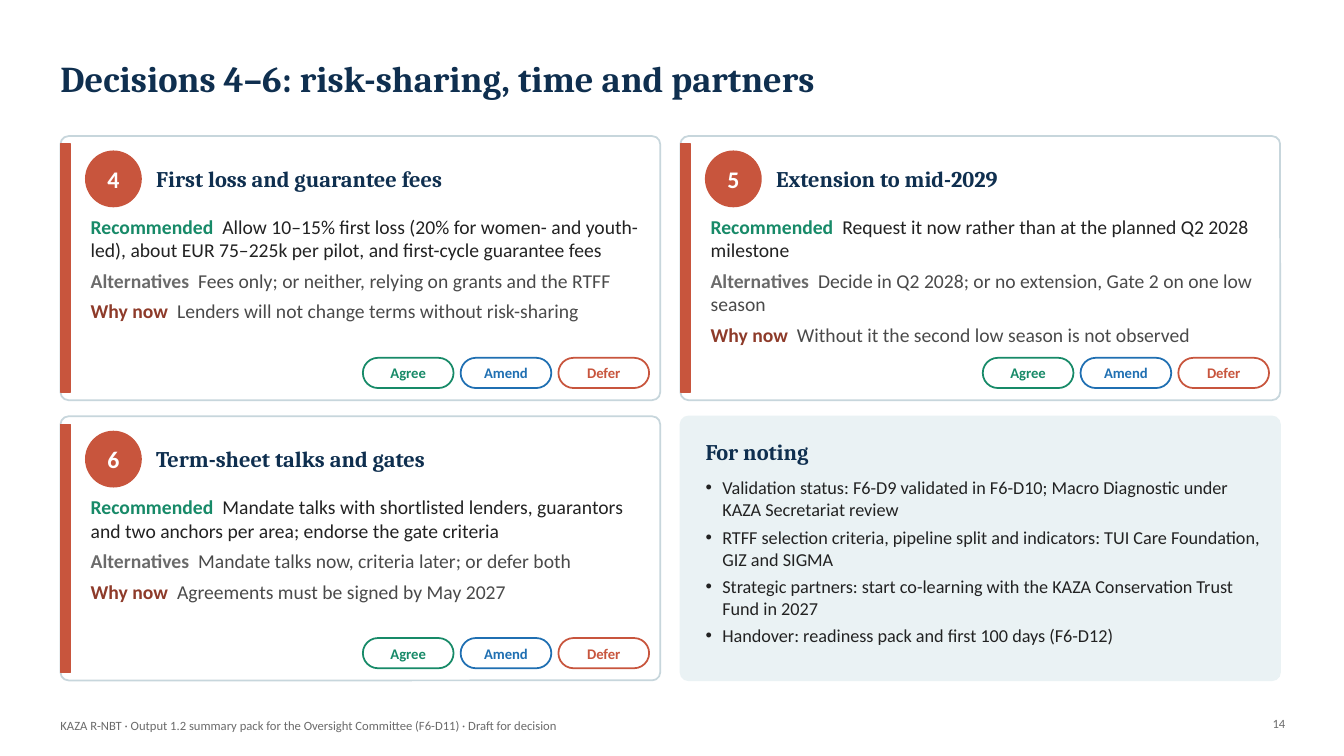
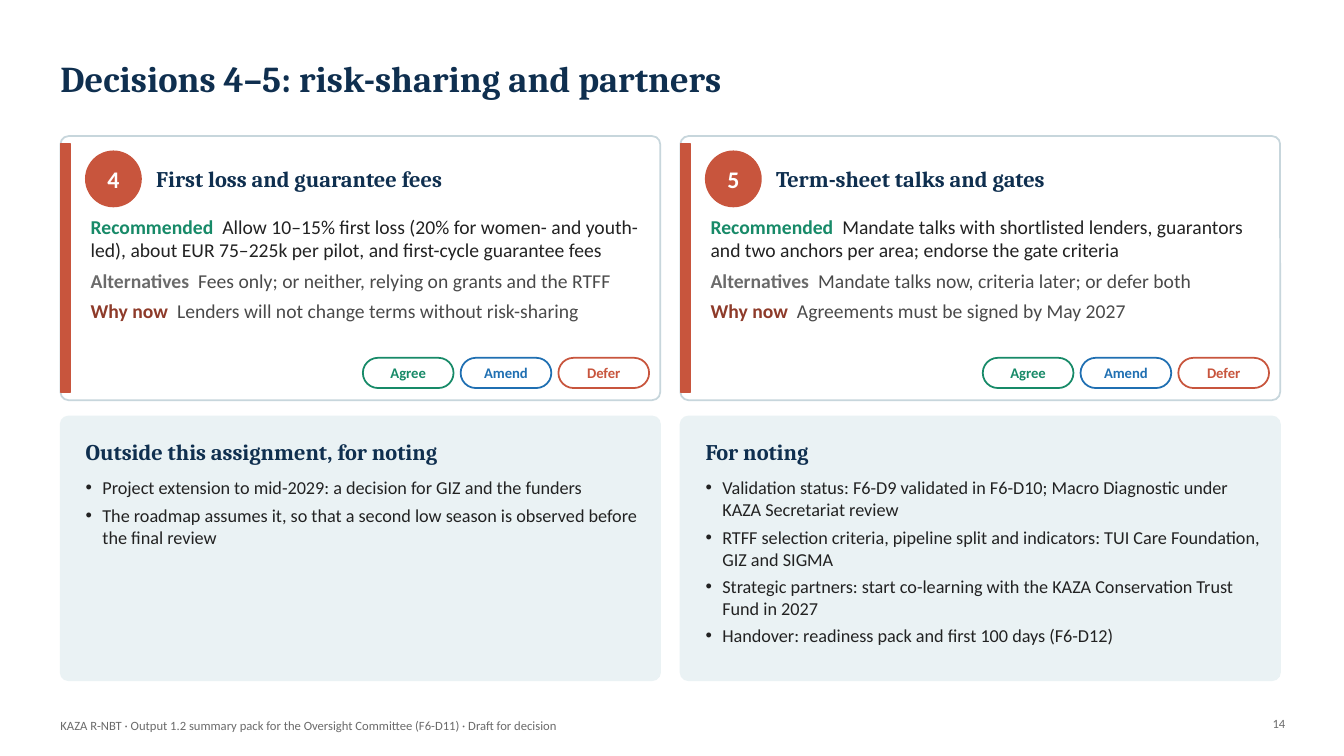
Before and after one commit to modestanz/GIZ-Works, a slide deck: slide 14 of deliverables/F6-D11_Output_1.2_Summary_Pack_Oversight_Committee.pptx. Drawn at 1344x756 pixels with LibreOffice and Linux fonts; fonts in the diff are those of the drawing; background and template pictures are left out. Boxes give left, top, right and bottom in pixels: in the first picture for what was removed or moved away, otherwise in the second. Text is boxed around its words. In the diff, an @@ line names an element or a change of style, - is before the commit and + after.

```diff
--- a/deliverables/F6-D11_Output_1.2_Summary_Pack_Oversight_Committee.pptx
+++ b/deliverables/F6-D11_Output_1.2_Summary_Pack_Oversight_Committee.pptx
@@ title at (60,66,721,100): text changed @@
-Decisions 4–6: risk-sharing, time and partners
+Decisions 4–5: risk-sharing and partners
@@ text at (776,171,1045,192): text changed @@
-Extension to mid-2029
+Term-sheet talks and gates
@@ text at (711,220,1243,322): text changed; text colour #4A4A4A to #222222 @@
-Recommended Request it now rather than at the planned Q2 2028 milestone
-Alternatives Decide in Q2 2028; or no extension, Gate 2 on one low season
-Why now Without it the second low season is not observed
+Recommended Mandate talks with shortlisted lenders, guarantors and two anchors per area; endorse the gate criteria
+Alternatives Mandate talks now, criteria later; or defer both
+Why now Agreements must be signed by May 2027
@@ rounded rectangle at (60,416,660,681): fill #FFFFFF to #EAF2F4; outline #C7D6DC 1.25 pt to #EAF2F4 1 pt @@
@@ rectangle removed at (60,424,71,673) @@
@@ ellipse removed at (86,432,141,487) @@
@@ text added at (86,444,437,465), 16 pt, text #0F2F4F, bold @@
+Outside this assignment, for noting
@@ text removed at (107,451,119,468) @@
-6
@@ text removed at (156,451,425,472) @@
-Term-sheet talks and gates
@@ text removed at (91,500,623,603) @@
-Recommended Mandate talks with shortlisted lenders, guarantors and two anchors per area; endorse the gate criteria
-Alternatives Mandate talks now, criteria later; or defer both
-Why now Agreements must be signed by May 2027
@@ text added at (102,481,637,544), 13 pt, text #222222 @@
+• Project extension to mid-2029: a decision for GIZ and the funders
+• The roadmap assumes it, so that a second low season is observed before the final review
@@ rounded rectangle removed at (363,638,454,668) @@
@@ text removed at (390,649,425,662) @@
-Agree
@@ rounded rectangle removed at (461,638,552,668) @@
@@ text removed at (484,648,528,659) @@
-Amend
@@ rounded rectangle removed at (559,638,649,668) @@
@@ text removed at (587,649,620,659) @@
-Defer
```
Also in this commit, not shown: 7 other slides changed, 14 other files.
